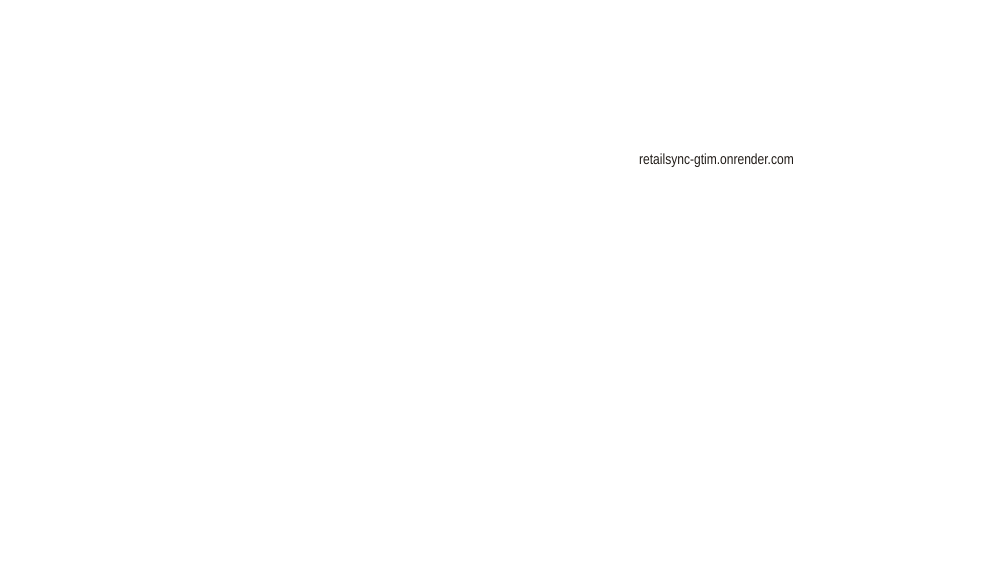
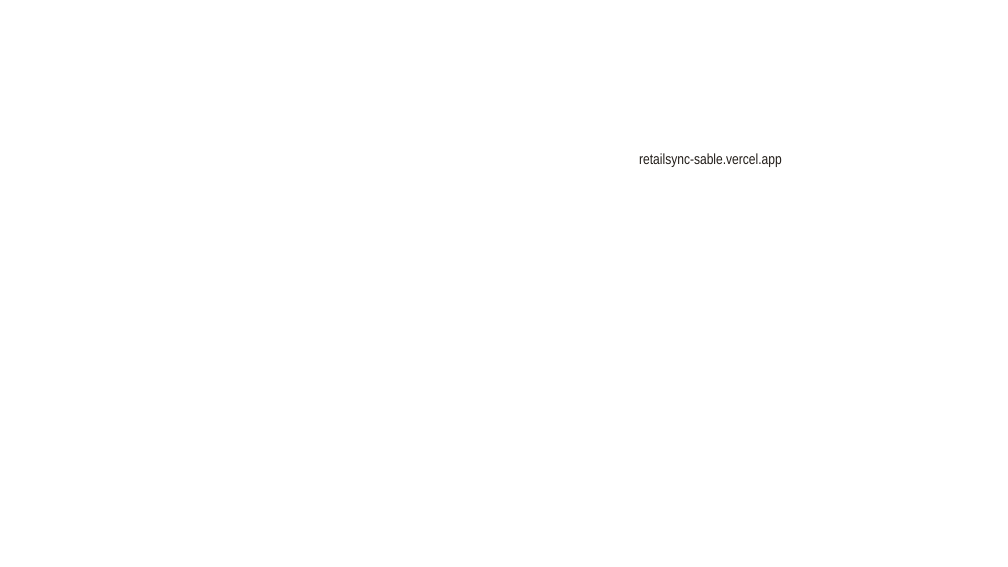
Before and after one commit to kushalchalla981-tech/retailsync, a slide deck: slide 7 of docs/RetailSync_BuildBengaluru2.pptx. Drawn at 1008x567 pixels with LibreOffice and Linux fonts; fonts in the diff are those of the drawing; background and template pictures are left out. Boxes give left, top, right and bottom in pixels: in the first picture for what was removed or moved away, otherwise in the second. Text is boxed around its words. In the diff, an @@ line names an element or a change of style, - is before the commit and + after.

```diff
--- a/docs/RetailSync_BuildBengaluru2.pptx
+++ b/docs/RetailSync_BuildBengaluru2.pptx
@@ text at (639,153,782,167): text changed @@
-retailsync-gtim.onrender.com
+retailsync-sable.vercel.app
```
Also in this commit, not shown: 2 other files.
